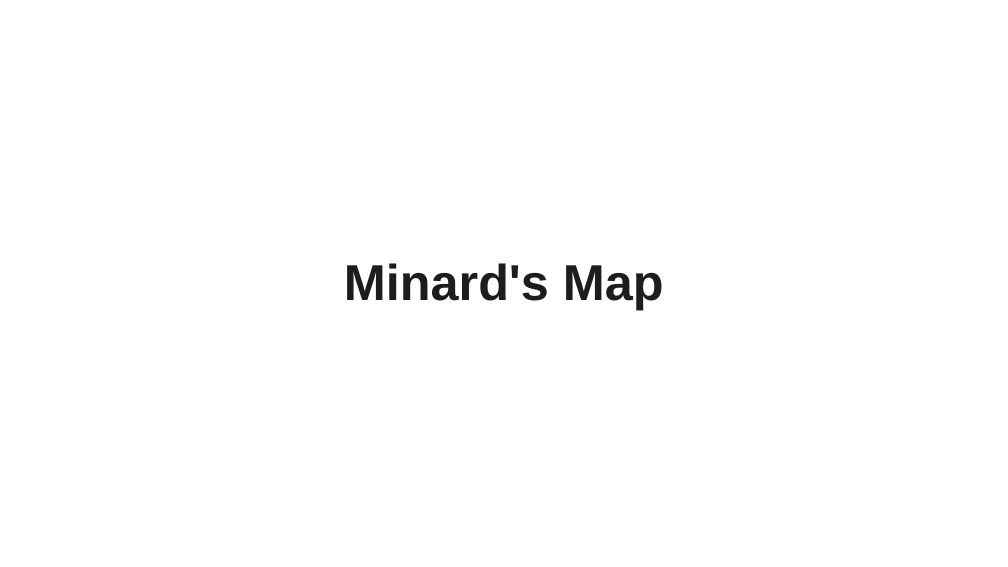
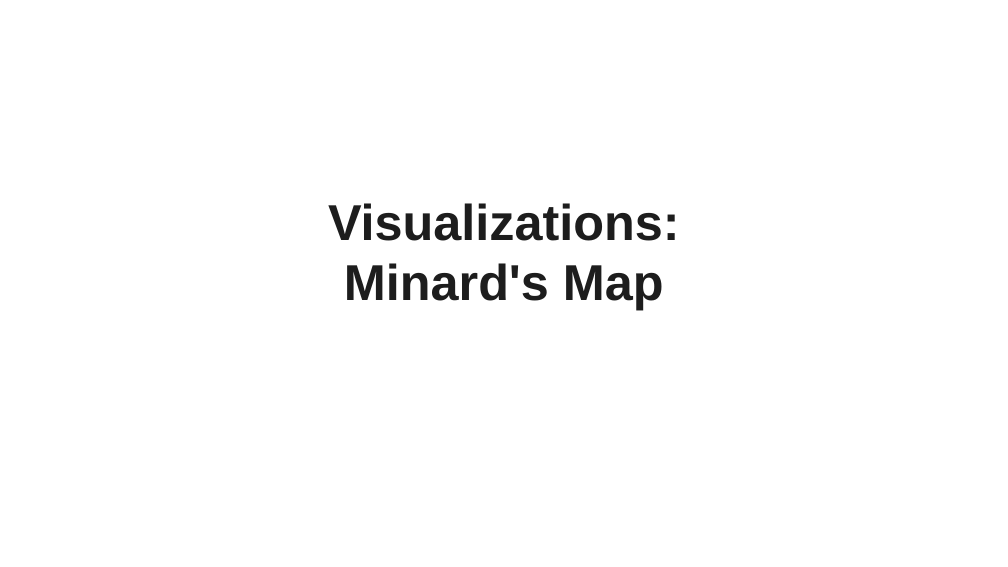
Before and after one commit to stat108ds/current-CS108, a slide deck: slide 24 of modules/module 2/module 2.pptx (slide 38 before the commit). Drawn at 1008x567 pixels with LibreOffice and Linux fonts; fonts in the diff are those of the drawing. Boxes give left, top, right and bottom in pixels: in the first picture for what was removed or moved away, otherwise in the second. Text is boxed around its words. In the diff, an @@ line names an element or a change of style, - is before the commit and + after.

```diff
--- a/modules/module 2/module 2.pptx
+++ b/modules/module 2/module 2.pptx
@@ title at (328,203,680,310): text changed @@
-Minard's Map
+Visualizations:
+Minard's Map
```
Also in this commit, not shown: 14 slides removed, 23 other files.
